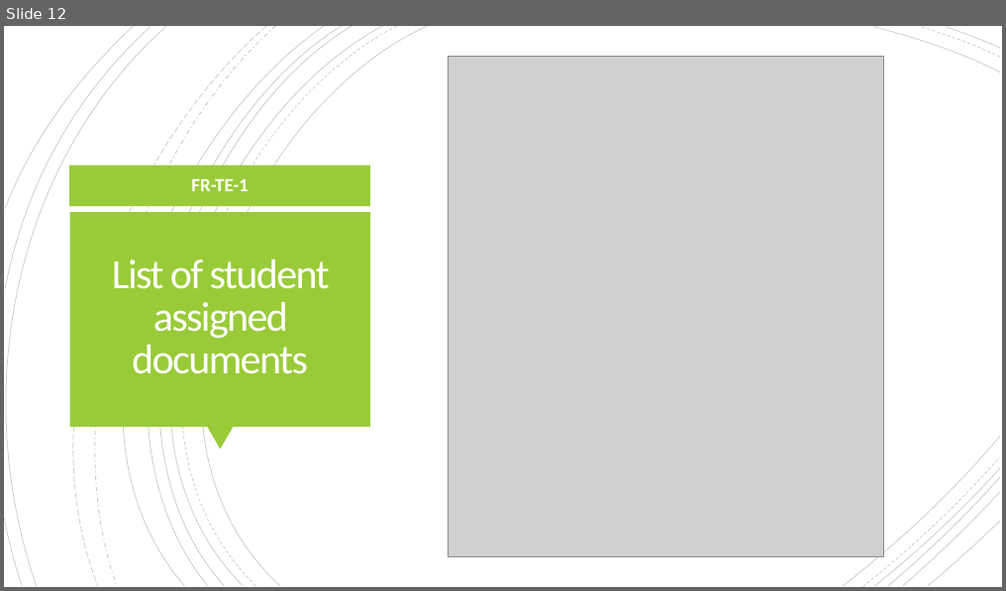
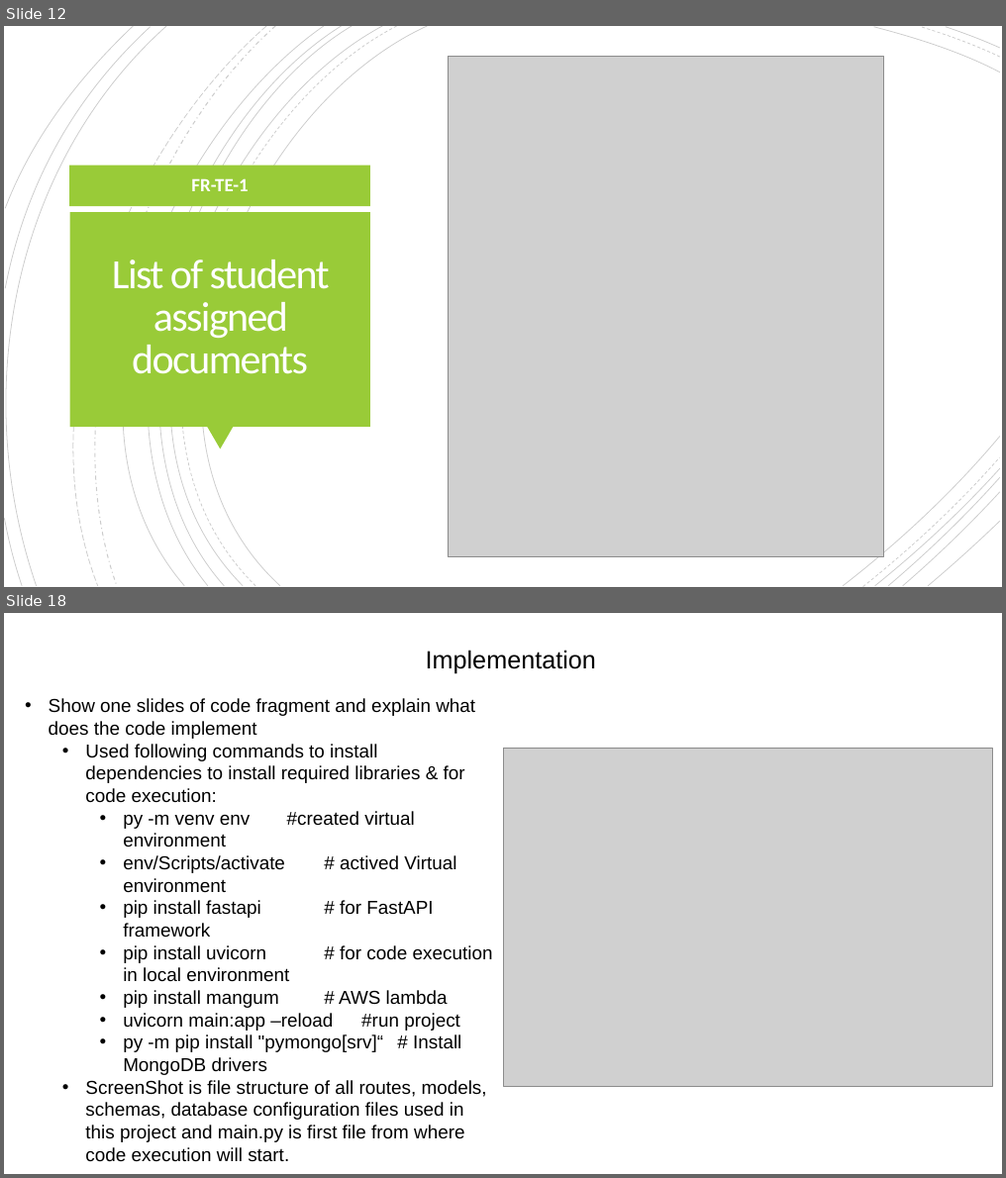
Before and after one commit to GiannaGD/FASTAPI-MONGO-TEACHER-MODULE, a slide deck: simran_presentation/COMP7033 Coursework.pptx. Shown one above the other, each under a label of ours: slide 12 before the commit, slides 12 and 18 after it; the slides between them are not shown. The pictures are 1006x591 and 1006x1178 pixels, drawn with LibreOffice and Linux fonts; fonts in the diff are those of the drawing; grey boxes stand for pictures. Boxes give left, top, right and bottom in pixels: in the first picture for what was removed or moved away, otherwise in the second. Text is boxed around its words. In the diff, an @@ line names an element or a change of style, - is before the commit and + after.

```diff
--- a/simran_presentation/COMP7033 Coursework.pptx
+++ b/simran_presentation/COMP7033 Coursework.pptx
@@ slide 18 added at (x1=4, y1=613, x2=1002, y2=1174), background #FFFFFF @@
@@ text added at (x1=426, y1=650, x2=596, y2=674), 24 pt, text #000000 @@
+Implementation
@@ text added at (x1=49, y1=698, x2=493, y2=1162), 18 pt, text #000000 @@
+• Show one slides of code fragment and explain what does the code implement
+  • Used following commands to install dependencies to install required libraries & for code execution:
+    • py -m venv env #created virtual environment
+    • env/Scripts/activate # actived Virtual environment
+    • pip install fastapi # for FastAPI framework
+    • pip install uvicorn # for code execution in local environment
+    • pip install mangum # AWS lambda
+    • uvicorn main:app –reload #run project
+    • py -m pip install "pymongo[srv]“ # Install MongoDB drivers
+  • ScreenShot is file structure of all routes, models, schemas, database configuration files used in this project and main.py is first file from where code execution will start.
@@ picture added at (x1=503, y1=748, x2=993, y2=1087) @@
```
Also in this commit, not shown: 1 slide changed, 9 other slides added, 2 other files.
